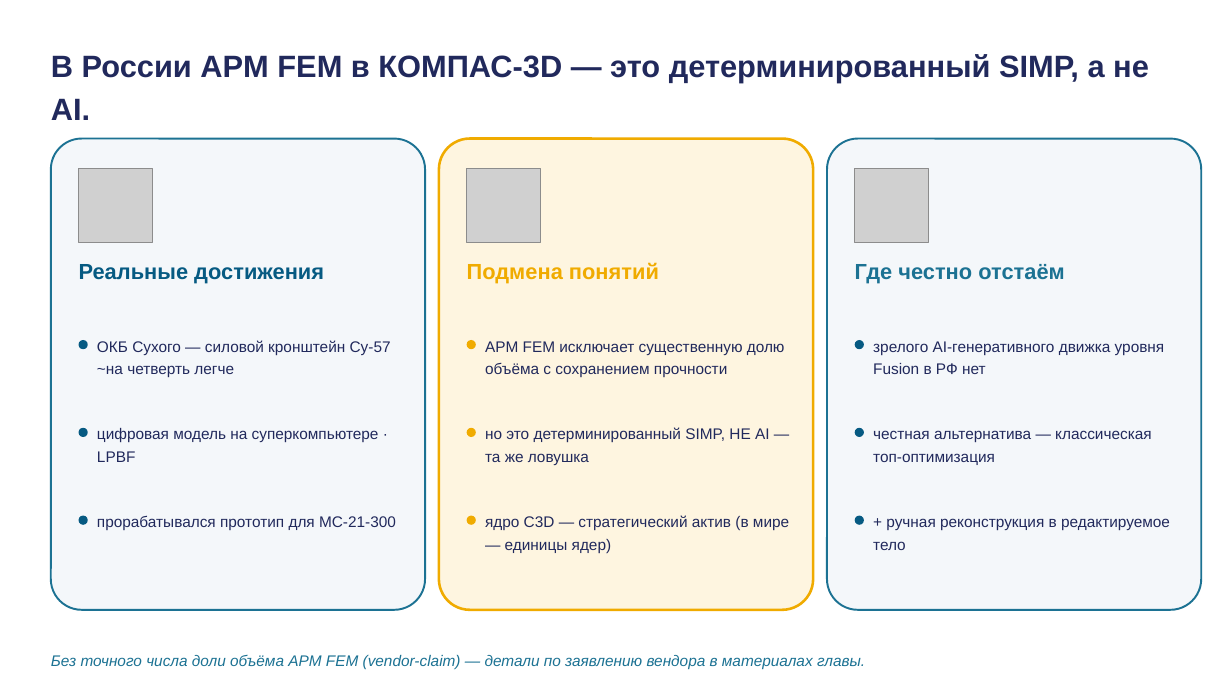
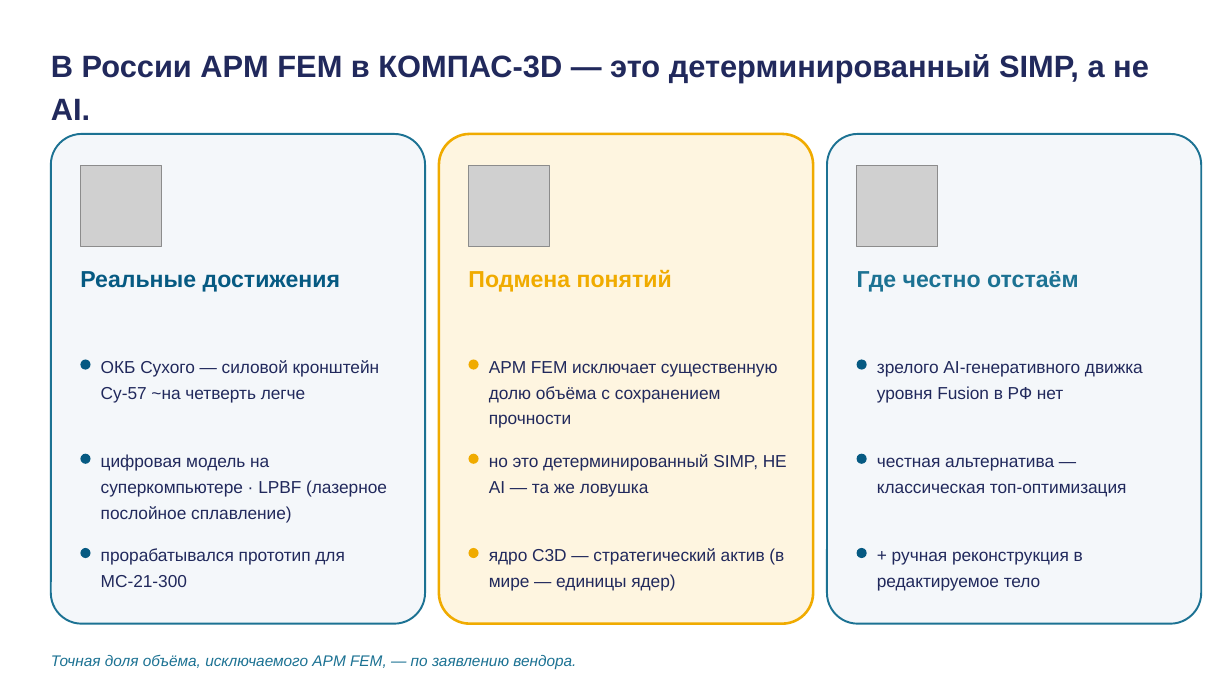
Before and after one commit to tellina-study/AI-usage-lessons, a slide deck: slide 13 of library/lectures/lec-06/rendered/lec-06.pptx. Drawn at 1232x693 pixels with LibreOffice and Linux fonts; fonts in the diff are those of the drawing; grey boxes stand for pictures. Boxes give left, top, right and bottom in pixels: in the first picture for what was removed or moved away, otherwise in the second. Text is boxed around its words. In the diff, an @@ line names an element or a change of style, - is before the commit and + after.

```diff
--- a/library/lectures/lec-06/rendered/lec-06.pptx
+++ b/library/lectures/lec-06/rendered/lec-06.pptx
@@ rounded rectangle resized from (x1=51, y1=139, x2=425, y2=610) to (x1=51, y1=134, x2=425, y2=624) @@
@@ rounded rectangle resized from (x1=439, y1=139, x2=813, y2=610) to (x1=439, y1=134, x2=813, y2=624) @@
@@ rounded rectangle resized from (x1=827, y1=139, x2=1202, y2=610) to (x1=827, y1=134, x2=1202, y2=624) @@
@@ picture resized from (x1=79, y1=168, x2=152, y2=242) to (x1=80, y1=165, x2=162, y2=247) @@
@@ picture resized from (x1=467, y1=168, x2=541, y2=242) to (x1=469, y1=165, x2=550, y2=247) @@
@@ picture resized from (x1=855, y1=168, x2=929, y2=242) to (x1=857, y1=165, x2=938, y2=247) @@
@@ size 17 to 18 pt in 3 elements at (x1=468, y1=269, x2=672, y2=292), (x1=857, y1=271, x2=1078, y2=292), (x1=80, y1=271, x2=340, y2=292) @@
@@ text "Реальные достижения" moved from (x1=79, y1=264, x2=324, y2=283) to (x1=80, y1=271, x2=340, y2=292) @@
@@ text "Подмена понятий" moved from (x1=467, y1=262, x2=659, y2=283) to (x1=468, y1=269, x2=672, y2=292) @@
@@ text "Где честно отстаём" moved from (x1=855, y1=264, x2=1065, y2=283) to (x1=857, y1=271, x2=1078, y2=292) @@
@@ text "ОКБ Сухого — силовой кронштейн ..." moved from (x1=97, y1=340, x2=391, y2=377) to (x1=101, y1=360, x2=380, y2=403) @@
@@ text "APM FEM исключает существенную долю ..." moved from (x1=485, y1=341, x2=785, y2=377) to (x1=489, y1=361, x2=778, y2=428) @@
@@ text "зрелого AI-генеративного движка уровня Fusion ..." moved from (x1=873, y1=341, x2=1165, y2=374) to (x1=877, y1=361, x2=1143, y2=403) @@
@@ 3 rounded rectangles moved together from (x1=79, y1=340, x2=864, y2=349) to (x1=80, y1=360, x2=867, y2=370) @@
@@ text "но это детерминированный SIMP, НЕ ..." moved from (x1=485, y1=427, x2=770, y2=465) to (x1=489, y1=454, x2=787, y2=497) @@
@@ text "честная альтернатива — классическая топ-оптимизация" moved from (x1=873, y1=430, x2=1152, y2=465) to (x1=877, y1=457, x2=1127, y2=497) @@
@@ text at (x1=101, y1=454, x2=387, y2=523): text changed; size 12 to 13.5 pt @@
-цифровая модель на суперкомпьютере · LPBF
+цифровая модель на суперкомпьютере · LPBF (лазерное послойное сплавление)
@@ 3 rounded rectangles moved together from (x1=79, y1=428, x2=864, y2=437) to (x1=80, y1=454, x2=867, y2=464) @@
@@ text "прорабатывался прототип для МС-21-300" moved from (x1=97, y1=515, x2=396, y2=530) to (x1=101, y1=548, x2=344, y2=587) @@
@@ 3 rounded rectangles moved together from (x1=79, y1=516, x2=864, y2=525) to (x1=80, y1=548, x2=867, y2=558) @@
@@ text "ядро C3D — стратегический актив ..." moved from (x1=485, y1=515, x2=789, y2=553) to (x1=489, y1=548, x2=784, y2=591) @@
@@ size 12 to 13.5 pt; line spacing 1.22 to 1.24 in 8 elements at (x1=101, y1=360, x2=380, y2=403), (x1=489, y1=361, x2=778, y2=428), (x1=877, y1=361, x2=1143, y2=403), (x1=489, y1=454, x2=787, y2=497), (x1=877, y1=457, x2=1127, y2=497), (x1=101, y1=548, x2=344, y2=587), (x1=489, y1=548, x2=784, y2=591), (x1=877, y1=551, x2=1083, y2=591) @@
@@ text "+ ручная реконструкция в редактируемое ..." moved from (x1=873, y1=518, x2=1170, y2=550) to (x1=877, y1=551, x2=1083, y2=591) @@
@@ text at (x1=51, y1=655, x2=576, y2=670): text changed @@
-Без точного числа доли объёма APM FEM (vendor-claim) — детали по заявлению вендора в материалах главы.
+Точная доля объёма, исключаемого APM FEM, — по заявлению вендора.
```
Also in this commit, not shown: 29 other slides changed, 8 other files.
